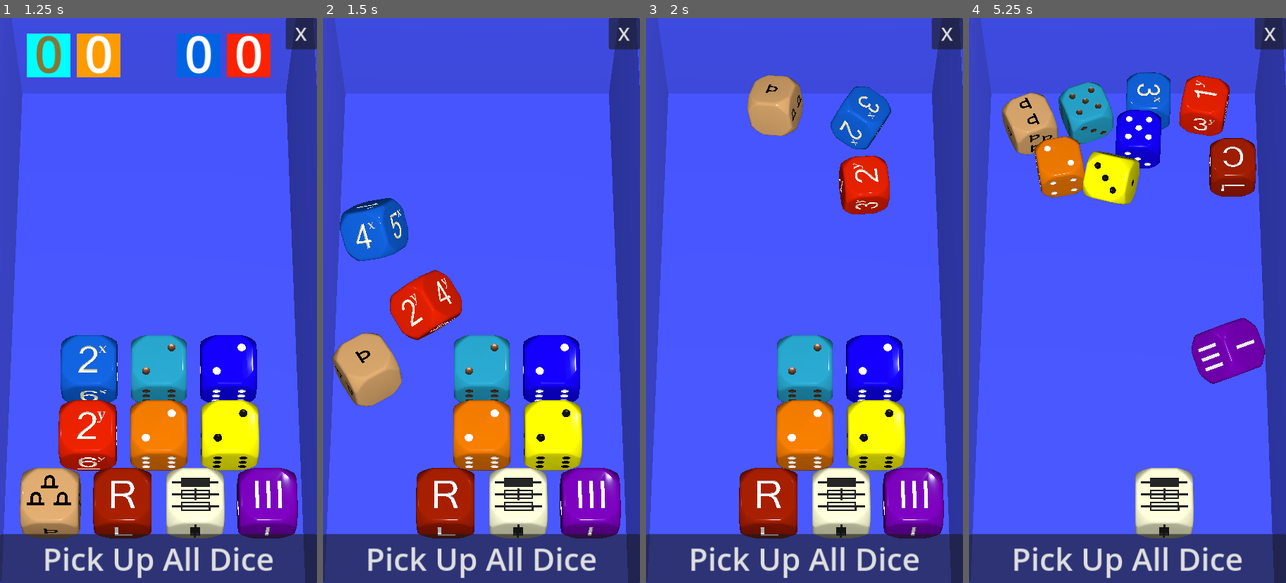
Above: before the commit, frames 1-4 (left to right).
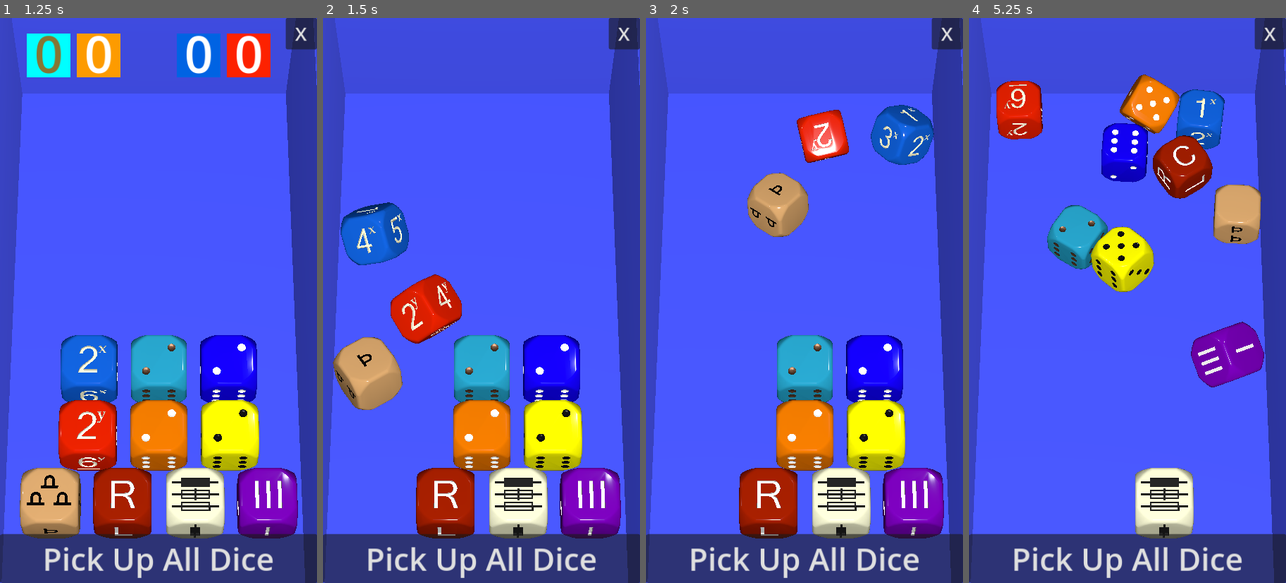
Above: after the commit, the same moments.

Repository: Teufelauto/2D6D-Dice
Game: Godot game, scene res://DiceTrayData/dice_start_menu.tscn
The game is run twice, just before and just after one commit, with the same random seed, the same clock (stepped at 60 frames per second) and the same inputs.
Inputs (mouse positions are in pixels of both pictures, inside the frame that each line leads up to):
- Up to frame 1 (1.25 s): click "Play" at 0.5 s
- Up to frame 2 (1.5 s): click (411, 402) at 1.25 s
- Up to frame 3 (2 s): no input
- Up to frame 4 (5.25 s): click (1127, 402) at 2 s; click (1092, 503) at 2.75 s; click (1197, 368) at 3.5 s; click (1197, 430) at 4.25 s; click (1235, 503) at 5 s

Frame 1 is identical in both runs. In frame 2, 2.1% of the frame differs, in the area x 2-44%, y 31-70%; in frame 3, 8.5%; in frame 4, 18%, in the area x 8-94%, y 9-66%.

Commit message:
fixed dice reset after room doubles
eliminated looping button vis. calls separate function once.

Diff:
--- a/DiceTrayData/DiceTray.gd
+++ b/DiceTrayData/DiceTray.gd
@@ -1,6 +1,7 @@
 class_name DiceTray
 extends Node3D
 
+@onready var pick_up_all_dice_button_huge = $PickUpAllDiceButtonHuge
 
 @onready var button_throw_xy = $RoomSizeDice/XYThrowButton
 @onready var button_throw_xy2 = $RoomSizeDice/XYThrowButton2
@@ -44,7 +45,6 @@
 static var secondary_die_int : int = 0
 static var d3_die_int : int = 0
 
-@export var next_roll_returns_dice_home : bool = false
 @export var dice_in_home_position : bool = true
 
 signal resize_room_rectangle(x_size,y_size) # report room dimensions to drawing funcion
@@ -52,11 +52,20 @@
 
 # Called when the node enters the scene tree for the first time.
 func _ready():
-
-	for member in get_tree().get_nodes_in_group("Dice"):
-		member.input_ray_pickable = false
-
 	pass
+	#for member in get_tree().get_nodes_in_group("Dice"):
+		#member.input_ray_pickable = false
+
+func _rehome_dice():
+	button_throw_xy.visible = true
+	button_throw_xy2.visible = true
+	button_throw_doubles.visible = true
+	button_throw_exit_direction.visible = true
+	button_throw_lock_check.visible = true
+	button_throw_primary.visible = true
+	button_throw_secondary.visible = true
+	button_throw_d3.visible = true
+	pick_up_all_dice_button_huge.visible = false
 
 
 func _remove_left_dice_scoreboard():
@@ -95,7 +104,7 @@
 	doubles_primary_int = 0
 	doubles_secondary_int = 0
 	clear_room_rectangle.emit()
-	next_roll_returns_dice_home = false
+
 
 func _on_die_double_roll_started():
 	dice_in_home_position = false
@@ -156,10 +165,7 @@
 		x_result_label.text = str(room_size_x_int)
 		y_result_label.text = str(room_size_y_int)
 		resize_room_rectangle.emit(room_size_x_int,room_size_y_int)
-		next_roll_returns_dice_home = true
-
-		for member in get_tree().get_nodes_in_group("Dice"):
-			member.input_ray_pickable = false
+		pick_up_all_dice_button_huge.visible = true # All dice must be picked up!
 
 
 func _on_die_dx_dim_roll_finished(die_value):
--- a/DiceTrayData/Die.gd
+++ b/DiceTrayData/Die.gd
@@ -99,17 +99,6 @@
 	# Clear Roll Results
 	roll_started.emit()
 
-	# Turn on the Roll Buttons again
-	button_throw_xy.visible = true
-	button_throw_xy2.visible = true
-	button_throw_doubles.visible = true
-	button_throw_exit_direction.visible = true
-	button_throw_lock_check.visible = true
-	button_throw_primary.visible = true
-	button_throw_secondary.visible = true
-	button_throw_d3.visible = true
-
-
 
 # -------------------------- PICK UP DICE --------------------------------------
 # Pick up ALL Dice
@@ -122,82 +111,47 @@
 # ----------------- ReROLL Previously thrown DICE ------------------------------
 func _on_input_event(_camera, event, _position, _normal, _shape_idx):
 	if event.is_pressed() && !is_rolling:
-		if dice_tray.next_roll_returns_dice_home:
-			for member in get_tree().get_nodes_in_group("Dice"):
-				member._return_die()
-
-		else:
-			_roll()
+		_roll()
 
 
 #---------------------------- ROLL DICE FROM HOME ------------------------------
 func _on_xy_throw_button_pressed():
 	if !is_rolling:
-		if dice_tray.next_roll_returns_dice_home:
-			for member in get_tree().get_nodes_in_group("Dice"):
-				member._return_die()
-
-		else:
-			button_throw_xy.visible = false # Main
-			button_throw_xy2.visible = false #  exit die location
-			_roll()
+		button_throw_xy.visible = false # Main
+		button_throw_xy2.visible = false #  exit die location
+		_roll()
 
 
 func _on_double_throw_button_pressed():
 	if !is_rolling:
-		if dice_tray.next_roll_returns_dice_home:
-			for member in get_tree().get_nodes_in_group("Dice"):
-				member._return_die()
-
-		else:
-			button_throw_doubles.visible = false
-			_roll()
+		button_throw_doubles.visible = false
+		_roll()
 
 
 func _on_lcr_throw_button_pressed():
 	if !is_rolling:
-		if dice_tray.next_roll_returns_dice_home:
-			for member in get_tree().get_nodes_in_group("Dice"):
-				member._return_die()
-		else:
-			button_throw_exit_direction.visible = false
-			_roll()
+		button_throw_exit_direction.visible = false
+		_roll()
 
 
 func _on_exit_lock_throw_button_pressed():
 	if !is_rolling:
-		if dice_tray.next_roll_returns_dice_home:
-			for member in get_tree().get_nodes_in_group("Dice"):
-				member._return_die()
-		else:
-			button_throw_lock_check.visible = false
-			_roll()
+		button_throw_lock_check.visible = false
+		_roll()
 
 func _on_prime_throw_button_pressed():
 	if !is_rolling:
-		if dice_tray.next_roll_returns_dice_home:
-			for member in get_tree().get_nodes_in_group("Dice"):
-				member._return_die()
-		else:
-			button_throw_primary.visible = false
-			_roll()
+		button_throw_primary.visible = false
+		_roll()
 
 
 func _on_secondary_throw_button_pressed():
 	if !is_rolling:
-		if dice_tray.next_roll_returns_dice_home:
-			for member in get_tree().get_nodes_in_group("Dice"):
-				member._return_die()
-		else:
-			button_throw_secondary.visible = false
-			_roll()
+		button_throw_secondary.visible = false
+		_roll()
 
 
 func _on_d_3_throw_button_pressed():
 	if !is_rolling:
-		if dice_tray.next_roll_returns_dice_home:
-			for member in get_tree().get_nodes_in_group("Dice"):
-				member._return_die()
-		else:
-			button_throw_d3.visible = false
-			_roll()
+		button_throw_d3.visible = false
+		_roll()
--- a/dice_world.tscn
+++ b/dice_world.tscn
@@ -531,6 +531,21 @@
 grow_vertical = 0
 theme_override_font_sizes/font_size = 50
 text = "Pick Up All Dice"
+
+[node name="PickUpAllDiceButtonHuge" type="Button" parent="DiceTray"]
+visible = false
+anchors_preset = 12
+anchor_top = 1.0
+anchor_right = 1.0
+anchor_bottom = 1.0
+offset_left = 2.0
+offset_top = -792.0
+offset_right = 2.0
+offset_bottom = -81.0
+grow_horizontal = 2
+grow_vertical = 0
+theme_override_font_sizes/font_size = 50
+flat = true
 
 [node name="CamNLights" type="Node" parent="."]
 
@@ -620,6 +635,7 @@
 [connection signal="roll_started" from="DiceTray/D3Die/DieD3" to="DiceTray" method="_on_die_d_3_roll_started"]
 [connection signal="sleeping_state_changed" from="DiceTray/D3Die/DieD3" to="DiceTray/D3Die/DieD3" method="_on_sleeping_state_changed"]
 [connection signal="pressed" from="DiceTray/D3Die/D3ThrowButton" to="DiceTray/D3Die/DieD3" method="_on_d_3_throw_button_pressed"]
+[connection signal="pressed" from="DiceTray/PickUpAllDiceButton" to="DiceTray" method="_rehome_dice"]
 [connection signal="pressed" from="DiceTray/PickUpAllDiceButton" to="DiceTray/RoomSizeDice/DieDXDim" method="_on_pick_up_all_dice_button_pressed"]
 [connection signal="pressed" from="DiceTray/PickUpAllDiceButton" to="DiceTray/RoomSizeDice/DieDYDim" method="_on_pick_up_all_dice_button_pressed"]
 [connection signal="pressed" from="DiceTray/PickUpAllDiceButton" to="DiceTray/RoomSizeDice/DieDoorPics" method="_on_pick_up_all_dice_button_pressed"]
@@ -630,3 +646,14 @@
 [connection signal="pressed" from="DiceTray/PickUpAllDiceButton" to="DiceTray/PrimaryDie/DiePrimaryNumbered" method="_on_pick_up_all_dice_button_pressed"]
 [connection signal="pressed" from="DiceTray/PickUpAllDiceButton" to="DiceTray/SecondaryDie/DieSecondaryNumbered" method="_on_pick_up_all_dice_button_pressed"]
 [connection signal="pressed" from="DiceTray/PickUpAllDiceButton" to="DiceTray/D3Die/DieD3" method="_on_pick_up_all_dice_button_pressed"]
+[connection signal="pressed" from="DiceTray/PickUpAllDiceButtonHuge" to="DiceTray" method="_rehome_dice"]
+[connection signal="pressed" from="DiceTray/PickUpAllDiceButtonHuge" to="DiceTray/RoomSizeDice/DieDXDim" method="_on_pick_up_all_dice_button_pressed"]
+[connection signal="pressed" from="DiceTray/PickUpAllDiceButtonHuge" to="DiceTray/RoomSizeDice/DieDYDim" method="_on_pick_up_all_dice_button_pressed"]
+[connection signal="pressed" from="DiceTray/PickUpAllDiceButtonHuge" to="DiceTray/RoomSizeDice/DieDoorPics" method="_on_pick_up_all_dice_button_pressed"]
+[connection signal="pressed" from="DiceTray/PickUpAllDiceButtonHuge" to="DiceTray/DoublesDice/DieDoublePrimary" method="_on_pick_up_all_dice_button_pressed"]
+[connection signal="pressed" from="DiceTray/PickUpAllDiceButtonHuge" to="DiceTray/DoublesDice/DieDoubleSecondary" method="_on_pick_up_all_dice_button_pressed"]
+[connection signal="pressed" from="DiceTray/PickUpAllDiceButtonHuge" to="DiceTray/RoomExitDirectionDie/DieLCR" method="_on_pick_up_all_dice_button_pressed"]
+[connection signal="pressed" from="DiceTray/PickUpAllDiceButtonHuge" to="DiceTray/ExitLockCheckDie/DieLocked" method="_on_pick_up_all_dice_button_pressed"]
+[connection signal="pressed" from="DiceTray/PickUpAllDiceButtonHuge" to="DiceTray/PrimaryDie/DiePrimaryNumbered" method="_on_pick_up_all_dice_button_pressed"]
+[connection signal="pressed" from="DiceTray/PickUpAllDiceButtonHuge" to="DiceTray/SecondaryDie/DieSecondaryNumbered" method="_on_pick_up_all_dice_button_pressed"]
+[connection signal="pressed" from="DiceTray/PickUpAllDiceButtonHuge" to="DiceTray/D3Die/DieD3" method="_on_pick_up_all_dice_button_pressed"]
--- a/project.godot
+++ b/project.godot
@@ -51,7 +51,7 @@
 [physics]
 
 3d/physics_engine="Rapier3D"
-3d/default_gravity=9.0
+3d/default_gravity=10.0
 3d/time_before_sleep=0.1
 
 [rendering]
